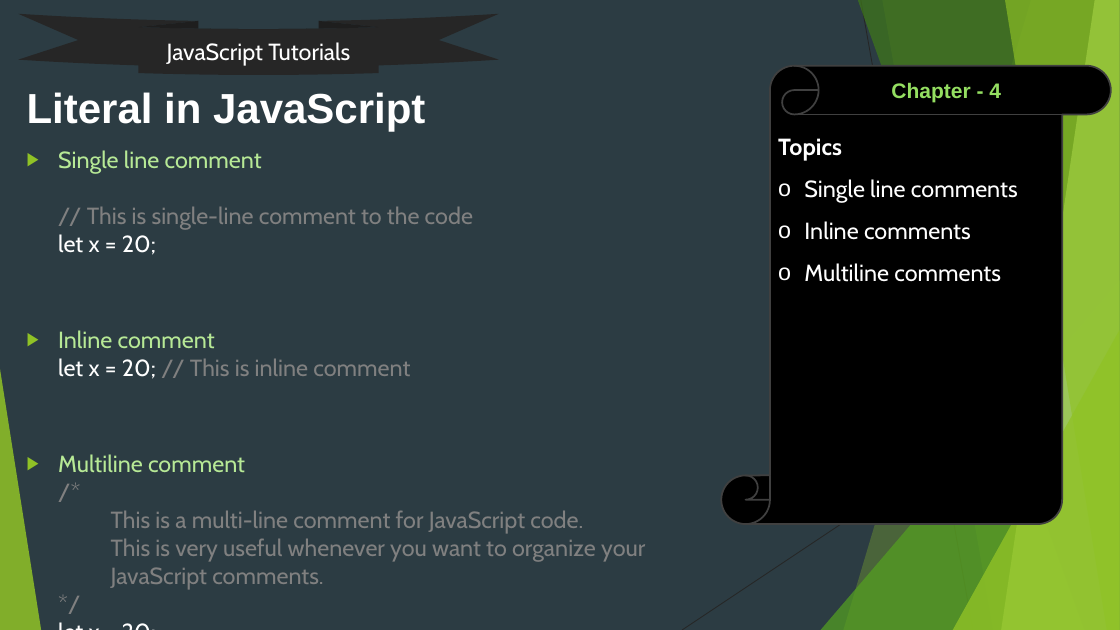
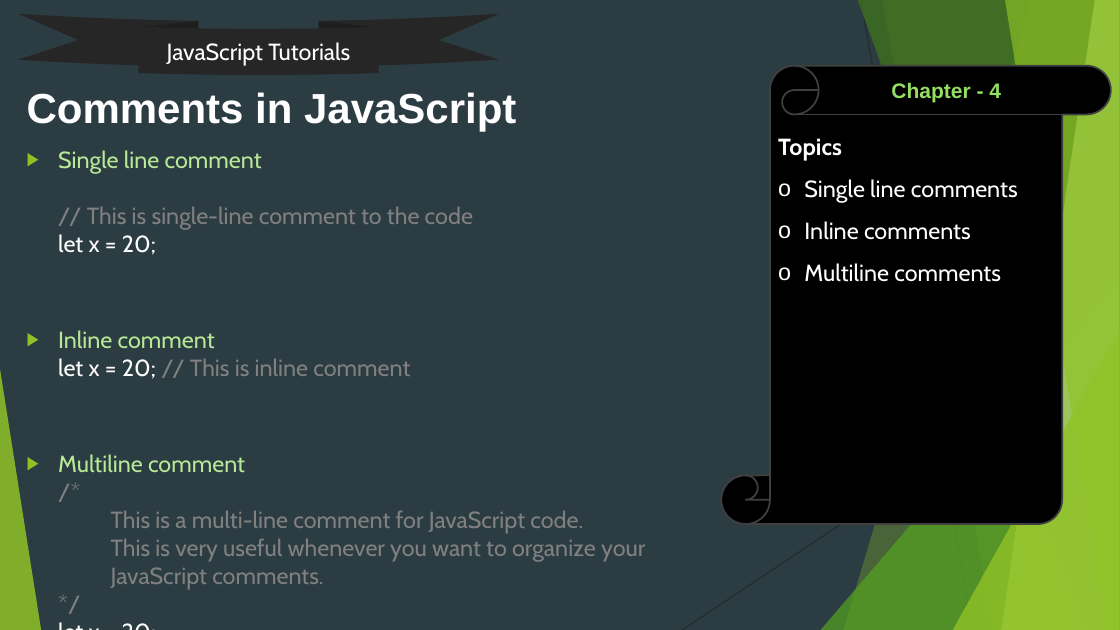
Before and after one commit to uidhtml/javascript-tutorials, a slide deck: slide 19 of Javascript Tutorials.pptx. Drawn at 1120x630 pixels with LibreOffice and Linux fonts; fonts in the diff are those of the drawing. Boxes give left, top, right and bottom in pixels: in the first picture for what was removed or moved away, otherwise in the second. Text is boxed around its words. In the diff, an @@ line names an element or a change of style, - is before the commit and + after.

```diff
--- a/Javascript Tutorials.pptx
+++ b/Javascript Tutorials.pptx
@@ title at [27, 92, 516, 131]: text changed @@
-Literal in JavaScript
+Comments in JavaScript
```
Also in this commit, not shown: 6 other slides changed, 17 other files.
